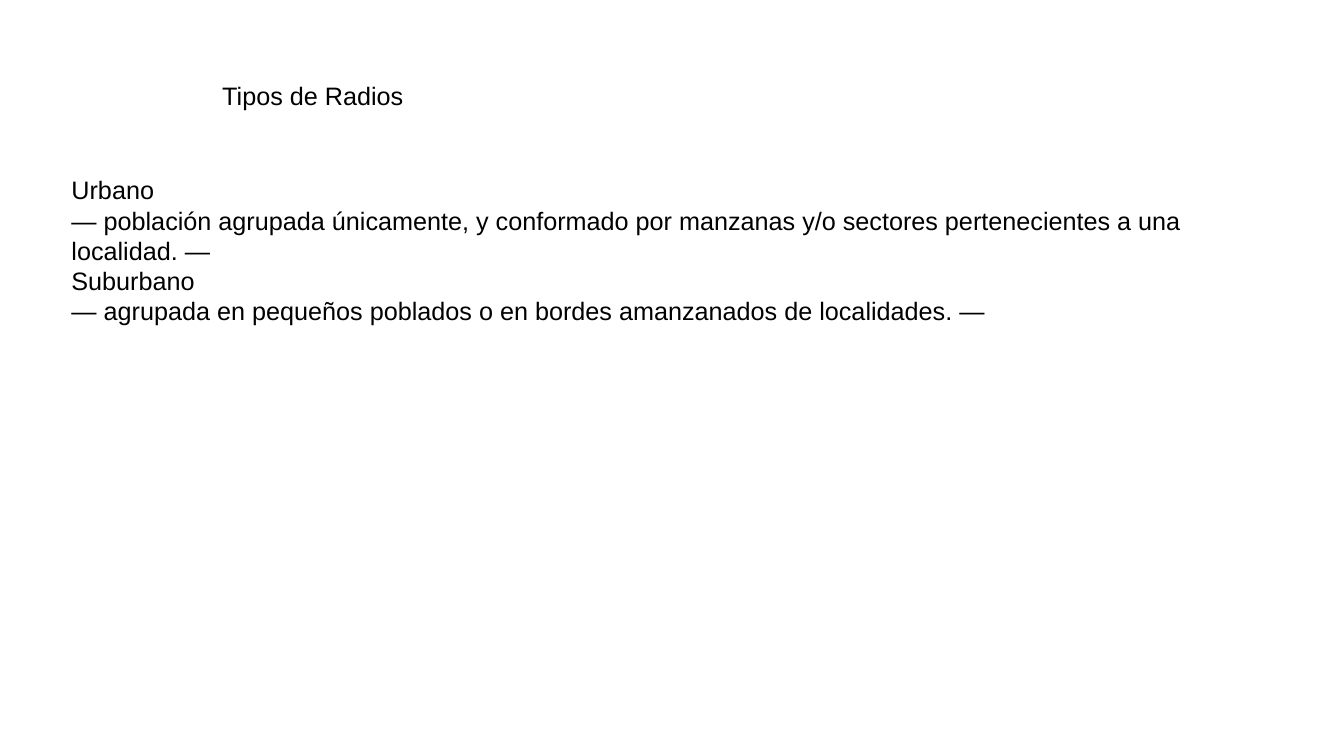
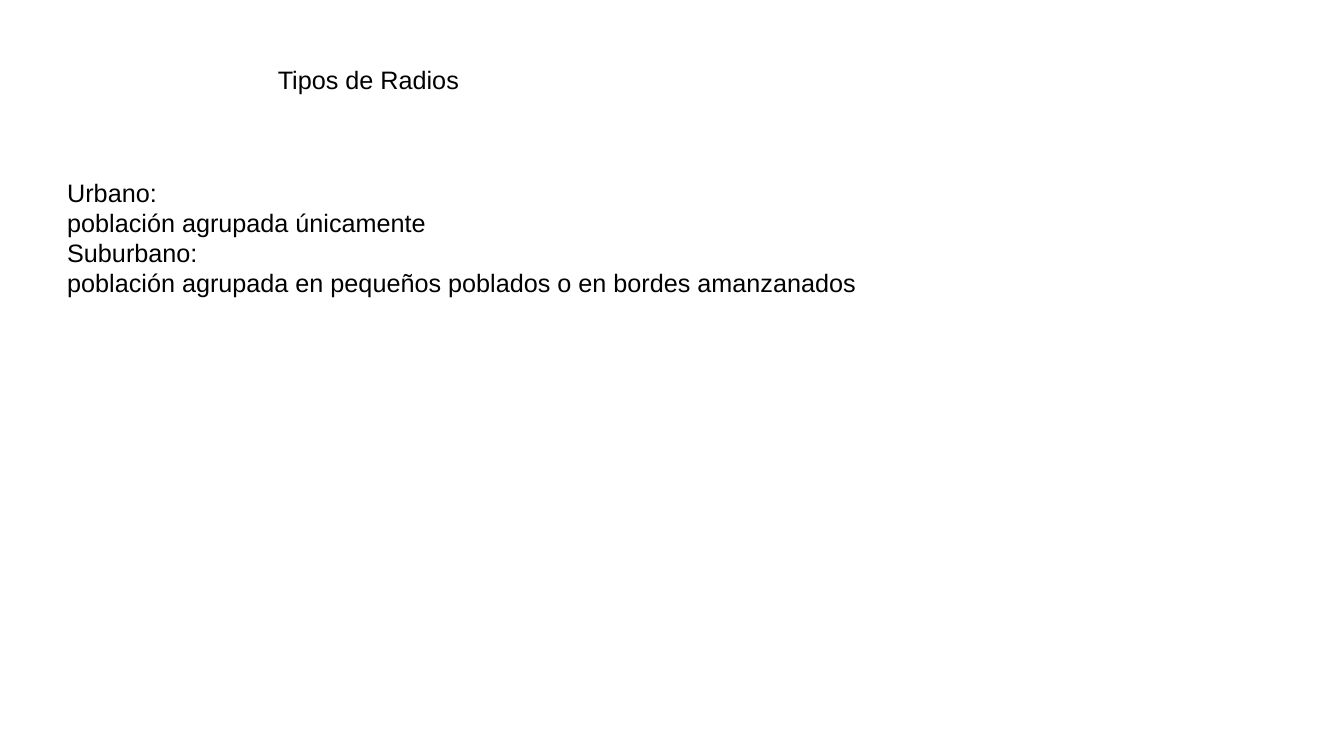
Before and after one commit to neptuso/Charlas, a slide deck: slide 4 of IDERA/segmentos.censo2022.pptx. Drawn at 1344x756 pixels with LibreOffice and Linux fonts; fonts in the diff are those of the drawing; background and template pictures are left out. Boxes give left, top, right and bottom in pixels: in the first picture for what was removed or moved away, otherwise in the second. Text is boxed around its words. In the diff, an @@ line names an element or a change of style, - is before the commit and + after.

```diff
--- a/IDERA/segmentos.censo2022.pptx
+++ b/IDERA/segmentos.censo2022.pptx
@@ title "Tipos de Radios": place and size @@
-title "Tipos de Radios" at [222, 86, 403, 111]
+title "Tipos de Radios" at [278, 70, 458, 95]
@@ text at [67, 183, 855, 298]: text changed @@
-Urbano
-— población agrupada únicamente, y conformado por manzanas y/o sectores pertenecientes a una localidad. —
-Suburbano
-— agrupada en pequeños poblados o en bordes amanzanados de localidades. —
+Urbano:
+  población agrupada únicamente
+Suburbano:
+  población agrupada en pequeños poblados o en bordes amanzanados
```
Also in this commit, not shown: 22 other slides changed, 2 other files.
